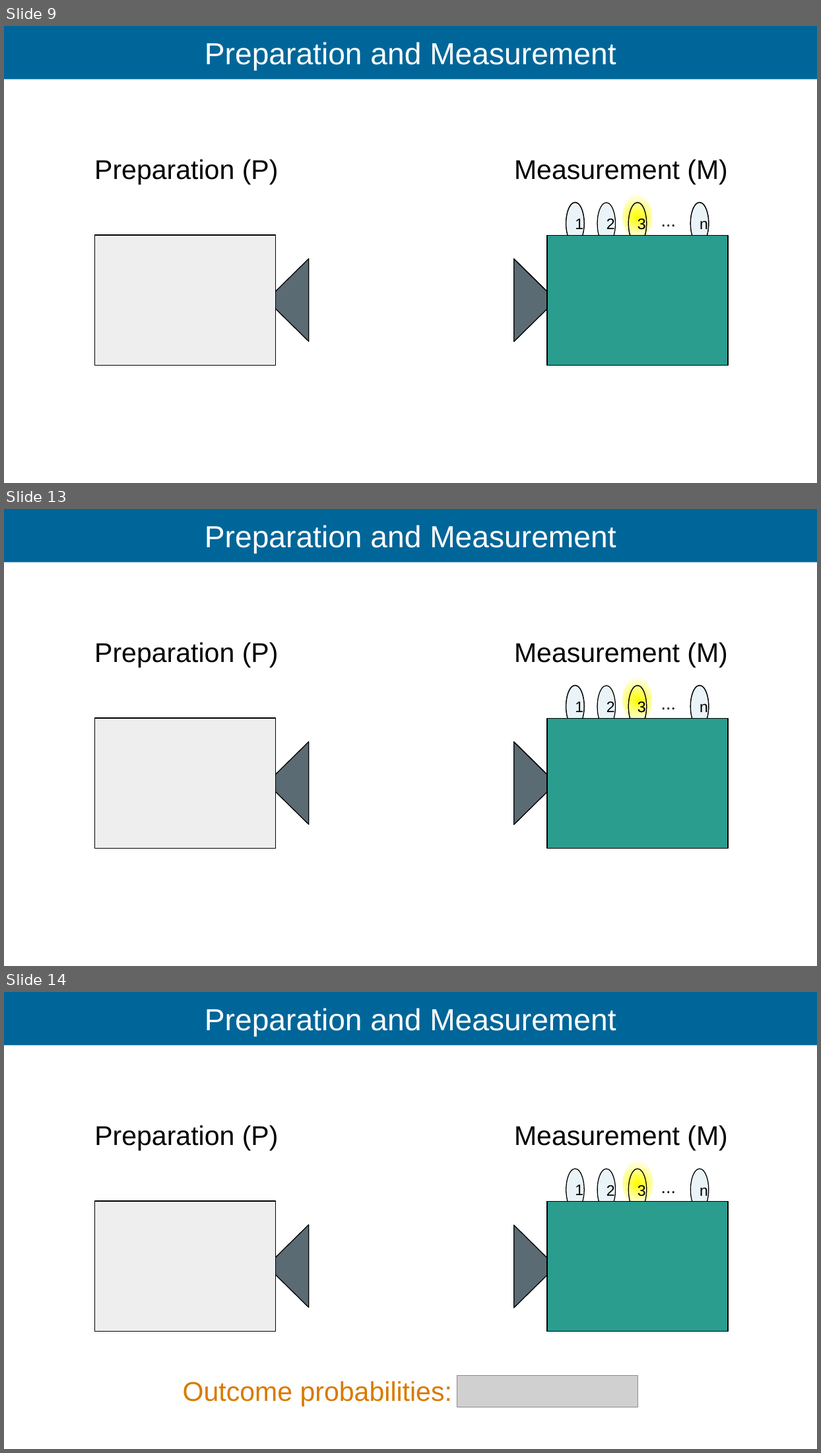
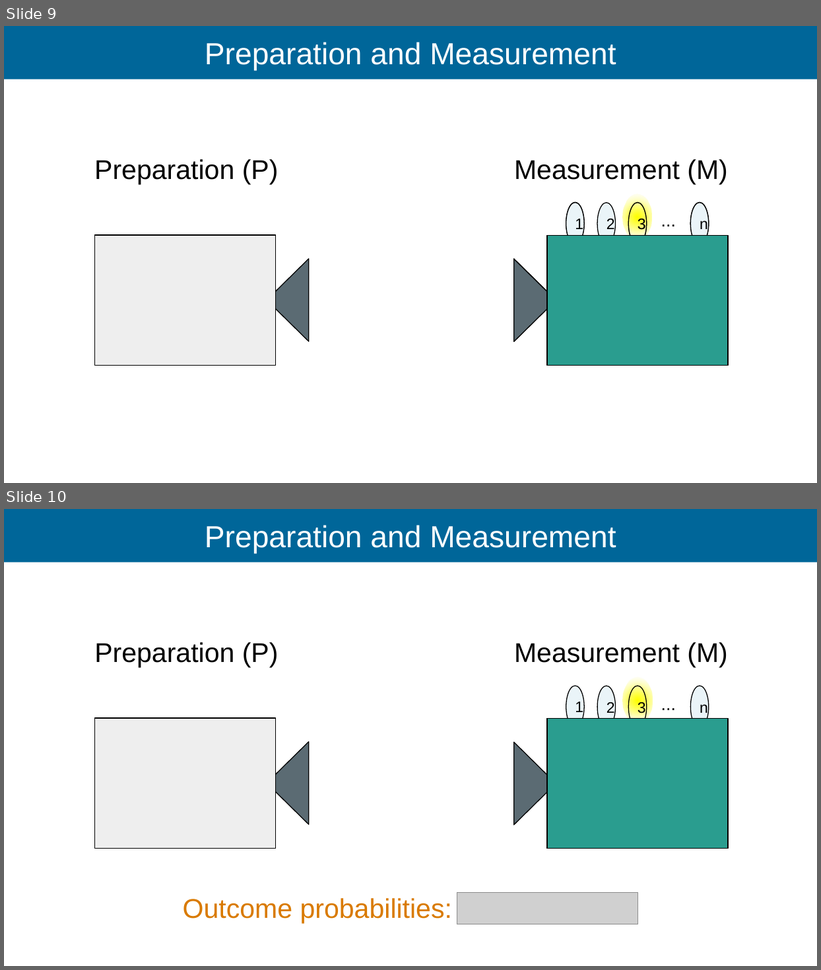
Before and after one commit to Ismaele-vincent/PhD, a slide deck: 2026/Talks/ILL Seminar/ILL seminar 2026 ver2.odp. Shown one above the other, each under a label of ours: slides 9, 13 and 14 before the commit, slides 9 and 10 after it; the slides between them are not shown. The pictures are 821x1453 and 821x970 pixels, drawn with LibreOffice and Linux fonts; fonts in the diff are those of the drawing; grey boxes stand for pictures; background and template pictures are left out. Boxes give left, top, right and bottom in pixels: in the first picture for what was removed or moved away, otherwise in the second. Text is boxed around its words. In the diff, an @@ line names an element or a change of style, - is before the commit and + after.

```diff
--- a/2026/Talks/ILL Seminar/ILL seminar 2026 ver2.odp
+++ b/2026/Talks/ILL Seminar/ILL seminar 2026 ver2.odp
@@ slide 13 removed at bbox=[4, 509, 817, 966], background #FFFFFF; not listed: 1 template element that a slide beside it also shows @@
@@ title removed at bbox=[205, 525, 616, 554] @@
-Preparation and Measurement
@@ text removed at bbox=[94, 642, 279, 667] @@
-Preparation (P)
@@ text removed at bbox=[514, 642, 728, 667] @@
-Measurement (M)
@@ ellipse removed at bbox=[566, 685, 584, 727] @@
-1
@@ ellipse removed at bbox=[566, 686, 584, 728] @@
-1
@@ ellipse removed at bbox=[597, 686, 615, 728] @@
-2
@@ ellipse removed at bbox=[622, 677, 652, 723] @@
@@ ellipse removed at bbox=[622, 677, 652, 723] @@
@@ ellipse removed at bbox=[628, 685, 646, 727] @@
-3
@@ ellipse removed at bbox=[628, 686, 646, 728] @@
-3
@@ ellipse removed at bbox=[690, 685, 709, 727] @@
-t
@@ ellipse removed at bbox=[690, 686, 709, 728] @@
-n
@@ text removed at bbox=[661, 692, 677, 712] @@
-...
@@ rectangle removed at bbox=[95, 718, 276, 848] @@
@@ rectangle removed at bbox=[547, 718, 728, 848] @@
@@ triangle removed at bbox=[267, 741, 309, 824] @@
@@ triangle removed at bbox=[514, 741, 556, 824] @@
@@ triangle removed at bbox=[514, 742, 556, 825] @@
@@ what was slide 14 is now slide 10 @@
```
Also in this commit, not shown: 15 slides changed, 7 slides added, 55 other slides removed, 19 other files.
